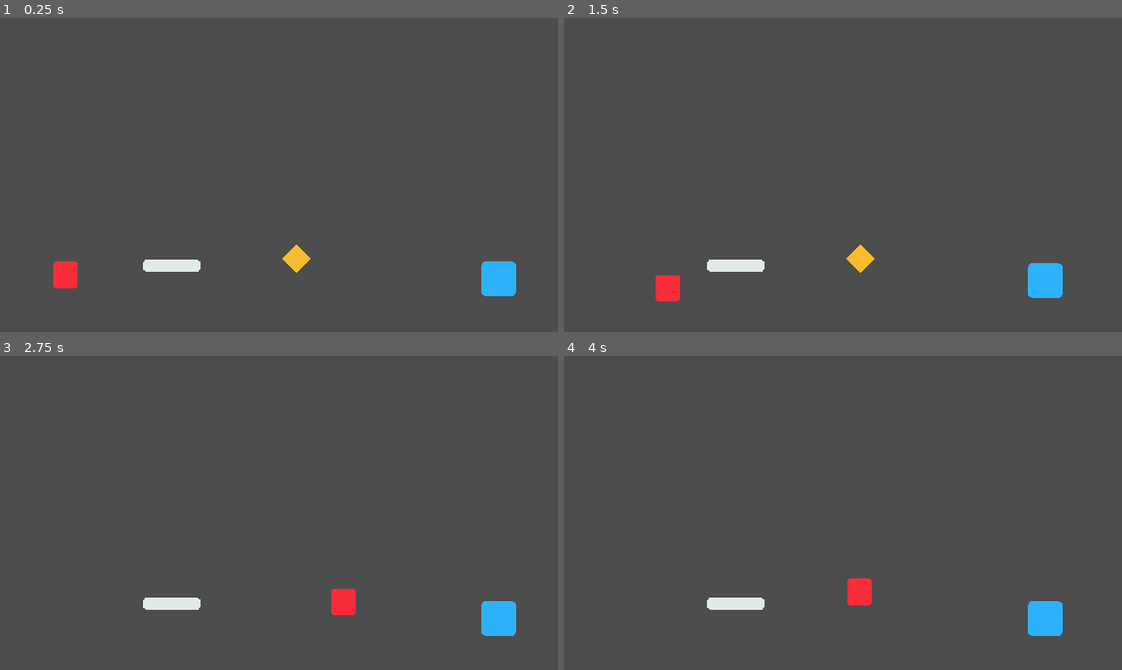
Above: before the commit, frames 1-4 (two rows, left to right).
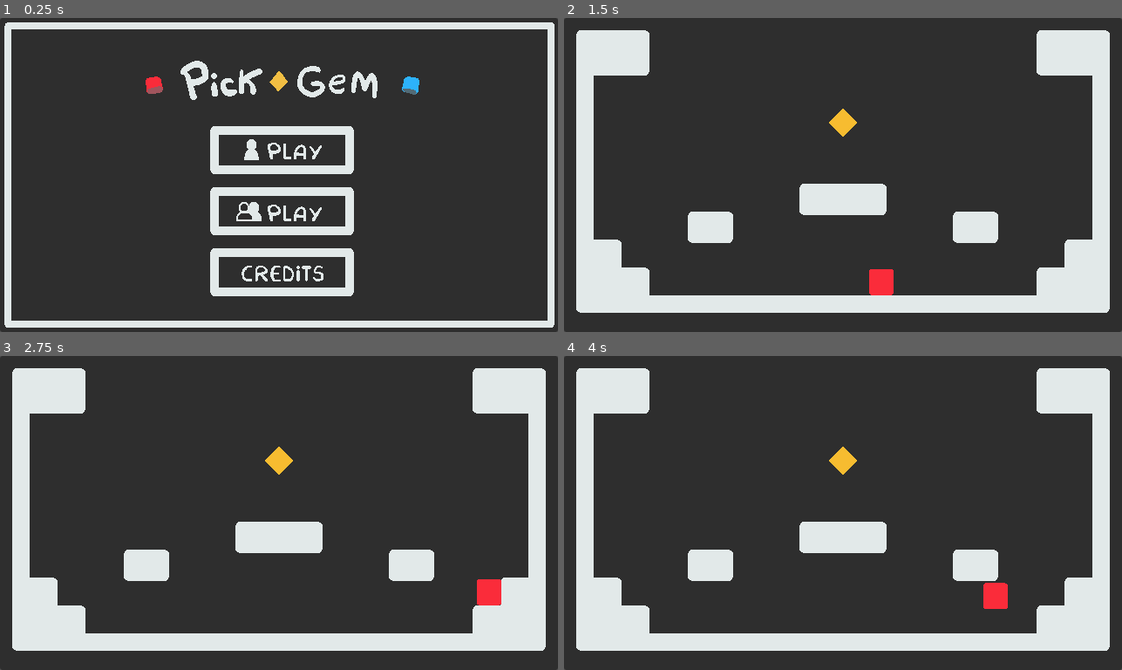
Above: after the commit, the same moments.

Repository: Juawo/PickGem
Game: Godot game, scene res://Scenes/UI/main_menu.tscn
Same seed, same stepped clock (60 frames per second), same inputs: the game is played once before the commit and once after it. Before the commit the project starts from res://Scenes/node_2d.tscn.
Inputs (mouse positions are in pixels of both pictures, inside the frame that each line leads up to):
- Up to frame 1 (0.25 s): no input
- Up to frame 2 (1.5 s): click (848, 149) at 0.52 s; tap Enter at 1.25 s; hold D (move_right_player1) from 1.28 s (still down); tap Left (move_left_player2) at 1.35 s
- Up to frame 3 (2.75 s): keep holding D (move_right_player1); tap W (move_up_player1) at 1.52, 2.27 s; tap Right (move_right_player2) at 2.1 s
- Up to frame 4 (4 s): release D (move_right_player1) at 2.78 s; hold A (move_left_player1) 2.78-3.53 s; tap Up (move_up_player2) at 2.85 s; hold D (move_right_player1) from 3.53 s (still down); tap Left (move_left_player2) at 3.6 s; tap W (move_up_player1) at 3.77 s

The runs differ from the first frame. In frame 1, 100% of the frame differs, in the area x 0-100%, y 0-100%; in frame 2, 100%; in frame 3, 100%; in frame 4, 100%.

Commit message:
Adicionando Menu-Principal, e Pause

Diff:
--- a/pickgemgame/Scenes/Levels/level_1.tscn
+++ b/pickgemgame/Scenes/Levels/level_1.tscn
@@ -1,10 +1,11 @@
-[gd_scene load_steps=6 format=4 uid="uid://bt8ksc5c0a5a8"]
+[gd_scene load_steps=7 format=4 uid="uid://bt8ksc5c0a5a8"]
 
 [ext_resource type="PackedScene" uid="uid://d233sja5ctuf5" path="res://Scenes/UI/background.tscn" id="1_jk5vo"]
 [ext_resource type="PackedScene" uid="uid://hix6wc0ad5ru" path="res://Scenes/Ground_Plataforms/tile_map_ground.tscn" id="2_jeyvq"]
 [ext_resource type="PackedScene" uid="uid://dr16cy2kr85gh" path="res://Scenes/Coletables/gem.tscn" id="3_h1756"]
 [ext_resource type="PackedScene" uid="uid://dc0pb7uf4k0bk" path="res://Scenes/Players/player_1.tscn" id="4_bn8vd"]
 [ext_resource type="PackedScene" uid="uid://dao5nhyof7d3s" path="res://Scenes/Levels/level_2.tscn" id="4_h23kj"]
+[ext_resource type="PackedScene" uid="uid://bfl5np4to7v50" path="res://Scenes/UI/pause_menu.tscn" id="6_y2vxr"]
 
 [node name="Level_1" type="Node2D"]
 
@@ -21,3 +22,9 @@
 
 [node name="player_1" parent="." instance=ExtResource("4_bn8vd")]
 position = Vector2(320, 300)
+
+[node name="Pause_menu" parent="." instance=ExtResource("6_y2vxr")]
+offset_left = 320.0
+offset_top = 180.0
+offset_right = 320.0
+offset_bottom = 180.0
--- a/pickgemgame/Scenes/Levels/level_2.tscn
+++ b/pickgemgame/Scenes/Levels/level_2.tscn
@@ -7,6 +7,7 @@
 [ext_resource type="PackedScene" uid="uid://hix6wc0ad5ru" path="res://Scenes/Ground_Plataforms/tile_map_ground.tscn" id="4_cbo25"]
 [ext_resource type="PackedScene" uid="uid://dc0pb7uf4k0bk" path="res://Scenes/Players/player_1.tscn" id="5_vxfhr"]
 [ext_resource type="PackedScene" uid="uid://c1q71t0ur76iu" path="res://Scenes/Players/death_area.tscn" id="6_njvdm"]
+[ext_resource type="PackedScene" uid="uid://bfl5np4to7v50" path="res://Scenes/UI/pause_menu.tscn" id="8_xf7fd"]
 
 [node name="level_2" type="Node2D"]
 
@@ -33,3 +34,9 @@
 [node name="death_area" parent="." instance=ExtResource("6_njvdm")]
 position = Vector2(320, 352)
 scale = Vector2(1.34572, 1)
+
+[node name="Pause_menu" parent="." instance=ExtResource("8_xf7fd")]
+offset_left = 320.0
+offset_top = 180.0
+offset_right = 320.0
+offset_bottom = 180.0
--- a/pickgemgame/Scenes/Levels/level_3.tscn
+++ b/pickgemgame/Scenes/Levels/level_3.tscn
@@ -7,9 +7,25 @@
 [ext_resource type="PackedScene" uid="uid://dc0pb7uf4k0bk" path="res://Scenes/Players/player_1.tscn" id="4_7ui4f"]
 [ext_resource type="Texture2D" uid="uid://dojsrr1wa51sc" path="res://Assets/OneWayPlataform.png" id="4_xw5a0"]
 [ext_resource type="PackedScene" uid="uid://h3y4klwjhhnx" path="res://Scenes/Levels/level_4.tscn" id="5_nmd35"]
+[ext_resource type="PackedScene" uid="uid://bfl5np4to7v50" path="res://Scenes/UI/pause_menu.tscn" id="8_fbwbb"]
 
 [sub_resource type="RectangleShape2D" id="RectangleShape2D_xvna2"]
 size = Vector2(122.708, 20)
+
+[sub_resource type="Animation" id="Animation_ijgwr"]
+length = 0.001
+tracks/0/type = "value"
+tracks/0/imported = false
+tracks/0/enabled = true
+tracks/0/path = NodePath(".:position")
+tracks/0/interp = 1
+tracks/0/loop_wrap = true
+tracks/0/keys = {
+"times": PackedFloat32Array(0),
+"transitions": PackedFloat32Array(1),
+"update": 0,
+"values": [Vector2(370, 263)]
+}
 
 [sub_resource type="Animation" id="Animation_ig5pc"]
 resource_name = "new_animation"
@@ -26,21 +42,6 @@
 "transitions": PackedFloat32Array(1, 1),
 "update": 0,
 "values": [Vector2(370, 263), Vector2(370, 105.315)]
-}
-
-[sub_resource type="Animation" id="Animation_ijgwr"]
-length = 0.001
-tracks/0/type = "value"
-tracks/0/imported = false
-tracks/0/enabled = true
-tracks/0/path = NodePath(".:position")
-tracks/0/interp = 1
-tracks/0/loop_wrap = true
-tracks/0/keys = {
-"times": PackedFloat32Array(0),
-"transitions": PackedFloat32Array(1),
-"update": 0,
-"values": [Vector2(370, 263)]
 }
 
 [sub_resource type="AnimationLibrary" id="AnimationLibrary_10cbe"]
@@ -85,3 +86,9 @@
 [node name="player_1" parent="." instance=ExtResource("4_7ui4f")]
 position = Vector2(524, 238.243)
 scale = Vector2(0.72, 0.76)
+
+[node name="Pause_menu" parent="." instance=ExtResource("8_fbwbb")]
+offset_left = 320.0
+offset_top = 180.0
+offset_right = 320.0
+offset_bottom = 180.0
--- a/pickgemgame/Scenes/Levels/level_4.tscn
+++ b/pickgemgame/Scenes/Levels/level_4.tscn
@@ -7,9 +7,25 @@
 [ext_resource type="PackedScene" uid="uid://cek13mbirq1v8" path="res://Scenes/Levels/level_5.tscn" id="4_dyt0u"]
 [ext_resource type="PackedScene" uid="uid://dc0pb7uf4k0bk" path="res://Scenes/Players/player_1.tscn" id="4_y73il"]
 [ext_resource type="PackedScene" uid="uid://c1q71t0ur76iu" path="res://Scenes/Players/death_area.tscn" id="6_w718l"]
+[ext_resource type="PackedScene" uid="uid://bfl5np4to7v50" path="res://Scenes/UI/pause_menu.tscn" id="8_hyncx"]
 
 [sub_resource type="RectangleShape2D" id="RectangleShape2D_qppjs"]
 size = Vector2(122.708, 20)
+
+[sub_resource type="Animation" id="Animation_80rg2"]
+length = 0.001
+tracks/0/type = "value"
+tracks/0/imported = false
+tracks/0/enabled = true
+tracks/0/path = NodePath(".:position")
+tracks/0/interp = 1
+tracks/0/loop_wrap = true
+tracks/0/keys = {
+"times": PackedFloat32Array(0),
+"transitions": PackedFloat32Array(1),
+"update": 0,
+"values": [Vector2(153, 100)]
+}
 
 [sub_resource type="Animation" id="Animation_m0j4b"]
 resource_name = "new_animation"
@@ -28,7 +44,13 @@
 "values": [Vector2(153, 100), Vector2(153, 260)]
 }
 
-[sub_resource type="Animation" id="Animation_80rg2"]
+[sub_resource type="AnimationLibrary" id="AnimationLibrary_xl6ca"]
+_data = {
+"RESET": SubResource("Animation_80rg2"),
+"new_animation": SubResource("Animation_m0j4b")
+}
+
+[sub_resource type="Animation" id="Animation_t30jd"]
 length = 0.001
 tracks/0/type = "value"
 tracks/0/imported = false
@@ -40,13 +62,7 @@
 "times": PackedFloat32Array(0),
 "transitions": PackedFloat32Array(1),
 "update": 0,
-"values": [Vector2(153, 100)]
-}
-
-[sub_resource type="AnimationLibrary" id="AnimationLibrary_xl6ca"]
-_data = {
-"RESET": SubResource("Animation_80rg2"),
-"new_animation": SubResource("Animation_m0j4b")
+"values": [Vector2(392, 260)]
 }
 
 [sub_resource type="Animation" id="Animation_t5w7x"]
@@ -64,21 +80,6 @@
 "transitions": PackedFloat32Array(1, 1),
 "update": 0,
 "values": [Vector2(392, 260), Vector2(392, 100)]
-}
-
-[sub_resource type="Animation" id="Animation_t30jd"]
-length = 0.001
-tracks/0/type = "value"
-tracks/0/imported = false
-tracks/0/enabled = true
-tracks/0/path = NodePath(".:position")
-tracks/0/interp = 1
-tracks/0/loop_wrap = true
-tracks/0/keys = {
-"times": PackedFloat32Array(0),
-"transitions": PackedFloat32Array(1),
-"update": 0,
-"values": [Vector2(392, 260)]
 }
 
 [sub_resource type="AnimationLibrary" id="AnimationLibrary_yhask"]
@@ -140,3 +141,9 @@
 
 [node name="death_area" parent="." instance=ExtResource("6_w718l")]
 position = Vector2(319, 351)
+
+[node name="Pause_menu" parent="." instance=ExtResource("8_hyncx")]
+offset_left = 320.0
+offset_top = 180.0
+offset_right = 320.0
+offset_bottom = 180.0
--- a/pickgemgame/Scenes/Levels/level_5.tscn
+++ b/pickgemgame/Scenes/Levels/level_5.tscn
@@ -6,6 +6,7 @@
 [ext_resource type="PackedScene" uid="uid://dr16cy2kr85gh" path="res://Scenes/Coletables/gem.tscn" id="3_su4um"]
 [ext_resource type="PackedScene" uid="uid://dc0pb7uf4k0bk" path="res://Scenes/Players/player_1.tscn" id="4_2chtp"]
 [ext_resource type="PackedScene" uid="uid://c1q71t0ur76iu" path="res://Scenes/Players/death_area.tscn" id="6_dvu8i"]
+[ext_resource type="PackedScene" uid="uid://bfl5np4to7v50" path="res://Scenes/UI/pause_menu.tscn" id="7_2pmlr"]
 
 [node name="level_5" type="Node2D"]
 
@@ -31,3 +32,9 @@
 [node name="player_1" parent="." instance=ExtResource("4_2chtp")]
 position = Vector2(83.4724, 285.619)
 scale = Vector2(0.72, 0.76)
+
+[node name="Pause_menu" parent="." instance=ExtResource("7_2pmlr")]
+offset_left = 320.0
+offset_top = 180.0
+offset_right = 320.0
+offset_bottom = 180.0
--- a/pickgemgame/Scenes/UI/main_menu.tscn
+++ b/pickgemgame/Scenes/UI/main_menu.tscn
@@ -1,11 +1,15 @@
-[gd_scene load_steps=7 format=3 uid="uid://b2505oep3qie3"]
+[gd_scene load_steps=11 format=3 uid="uid://b2505oep3qie3"]
 
 [ext_resource type="Script" path="res://Scripts/main_menu.gd" id="1_msryi"]
-[ext_resource type="Texture2D" uid="uid://beni33t54d4i6" path="res://Assets/UI_Menu/UI_Moldura.png" id="1_wf6tc"]
+[ext_resource type="PackedScene" uid="uid://d233sja5ctuf5" path="res://Scenes/UI/background.tscn" id="2_0yrd0"]
 [ext_resource type="Texture2D" uid="uid://b5ecacm7y6djx" path="res://Assets/UI_Menu/UI_Title_menu.png" id="2_31cf8"]
 [ext_resource type="Texture2D" uid="uid://bxvgohbxyyf8p" path="res://Assets/UI_Menu/UI_Single_play_button.png" id="3_aw4wf"]
 [ext_resource type="Texture2D" uid="uid://do83highkx0h3" path="res://Assets/UI_Menu/UI_Multi_play_button.png" id="4_ujcy0"]
 [ext_resource type="Texture2D" uid="uid://cll4qxvbue7fn" path="res://Assets/UI_Menu/UI_Credits_button.png" id="5_cwe2k"]
+[ext_resource type="Texture2D" uid="uid://d2dyltvx4ra6k" path="res://Assets/UI_Menu/UI_Single_play_button_hover.png" id="5_g2w67"]
+[ext_resource type="Texture2D" uid="uid://bwfi2asjaq3nt" path="res://Assets/UI_Menu/UI_Multi_play_button_hover.png" id="7_uh1we"]
+[ext_resource type="Texture2D" uid="uid://d1grrm7yypabv" path="res://Assets/UI_Menu/UI_Credits_button_hover.png" id="9_44ule"]
+[ext_resource type="PackedScene" uid="uid://djx7cy4cigvbc" path="res://Scenes/UI/moldura.tscn" id="10_42keh"]
 
 [node name="Main_menu" type="Control"]
 layout_mode = 3
@@ -16,29 +20,11 @@
 grow_vertical = 2
 script = ExtResource("1_msryi")
 
-[node name="background" type="Panel" parent="."]
+[node name="background" parent="." instance=ExtResource("2_0yrd0")]
 layout_mode = 1
-anchors_preset = 15
-anchor_right = 1.0
-anchor_bottom = 1.0
-grow_horizontal = 2
-grow_vertical = 2
 
-[node name="moldura" type="TextureRect" parent="."]
+[node name="Moldura" parent="." instance=ExtResource("10_42keh")]
 layout_mode = 1
-anchors_preset = 8
-anchor_left = 0.5
-anchor_top = 0.5
-anchor_right = 0.5
-anchor_bottom = 0.5
-offset_left = -311.0
-offset_top = -171.0
-offset_right = 311.0
-offset_bottom = 171.0
-grow_horizontal = 2
-grow_vertical = 2
-texture = ExtResource("1_wf6tc")
-metadata/_edit_lock_ = true
 
 [node name="main_container" type="VBoxContainer" parent="."]
 layout_mode = 1
@@ -65,6 +51,7 @@
 
 [node name="buttons_container" type="VBoxContainer" parent="main_container"]
 layout_mode = 2
+size_flags_horizontal = 4
 size_flags_vertical = 10
 theme_override_constants/separation = 15
 
@@ -72,16 +59,24 @@
 layout_mode = 2
 size_flags_horizontal = 4
 texture_normal = ExtResource("3_aw4wf")
+texture_pressed = ExtResource("5_g2w67")
+texture_hover = ExtResource("5_g2w67")
 stretch_mode = 3
 
 [node name="multi_play_button" type="TextureButton" parent="main_container/buttons_container"]
 layout_mode = 2
 size_flags_horizontal = 4
 texture_normal = ExtResource("4_ujcy0")
+texture_pressed = ExtResource("7_uh1we")
+texture_hover = ExtResource("7_uh1we")
 stretch_mode = 3
 
 [node name="credits_button" type="TextureButton" parent="main_container/buttons_container"]
 layout_mode = 2
 size_flags_horizontal = 4
 texture_normal = ExtResource("5_cwe2k")
+texture_pressed = ExtResource("9_44ule")
+texture_hover = ExtResource("9_44ule")
 stretch_mode = 3
+
+[connection signal="pressed" from="main_container/buttons_container/single_play_button" to="." method="_on_single_play_button_pressed"]
--- a/pickgemgame/Scenes/UI/pause_menu.tscn
+++ b/pickgemgame/Scenes/UI/pause_menu.tscn
@@ -1,27 +1,56 @@
-[gd_scene load_steps=2 format=3 uid="uid://bfl5np4to7v50"]
+[gd_scene load_steps=7 format=3 uid="uid://bfl5np4to7v50"]
 
-[ext_resource type="Texture2D" uid="uid://beni33t54d4i6" path="res://Assets/UI_Menu/UI_Moldura.png" id="1_awuyb"]
+[ext_resource type="Texture2D" uid="uid://blwyiflsuplm3" path="res://Assets/UI_Menu/UI_Play_pause_button.png" id="1_eycfb"]
+[ext_resource type="Script" path="res://Scripts/pause_menu.gd" id="1_l1tew"]
+[ext_resource type="Texture2D" uid="uid://btsavrkx1xul2" path="res://Assets/UI_Menu/UI_Play_pause_button_hover.png" id="2_2qmba"]
+[ext_resource type="PackedScene" uid="uid://djx7cy4cigvbc" path="res://Scenes/UI/moldura.tscn" id="2_wv15m"]
+[ext_resource type="Texture2D" uid="uid://b6vte80pxek57" path="res://Assets/UI_Menu/UI_Return_pause_button.png" id="3_cauya"]
+[ext_resource type="Texture2D" uid="uid://dcx3cqux3d2qc" path="res://Assets/UI_Menu/UI_Return_pause_button_hover.png" id="4_thmxn"]
 
 [node name="Pause_menu" type="Control"]
+process_mode = 1
+process_priority = 1
+visible = false
 layout_mode = 3
-anchors_preset = 15
-anchor_right = 1.0
-anchor_bottom = 1.0
+anchors_preset = 8
+anchor_left = 0.5
+anchor_top = 0.5
+anchor_right = 0.5
+anchor_bottom = 0.5
 grow_horizontal = 2
 grow_vertical = 2
+size_flags_horizontal = 4
+script = ExtResource("1_l1tew")
 
-[node name="moldura" type="TextureRect" parent="."]
+[node name="Moldura" parent="." instance=ExtResource("2_wv15m")]
+layout_mode = 1
+
+[node name="buttons_container" type="VBoxContainer" parent="."]
 layout_mode = 1
 anchors_preset = 8
 anchor_left = 0.5
 anchor_top = 0.5
 anchor_right = 0.5
 anchor_bottom = 0.5
-offset_left = -311.0
-offset_top = -171.0
-offset_right = 311.0
-offset_bottom = 171.0
+offset_left = -82.5
+offset_top = -60.0
+offset_right = 82.5
+offset_bottom = 60.0
 grow_horizontal = 2
 grow_vertical = 2
-texture = ExtResource("1_awuyb")
-metadata/_edit_lock_ = true
+theme_override_constants/separation = 10
+
+[node name="replay_button" type="TextureButton" parent="buttons_container"]
+layout_mode = 2
+texture_normal = ExtResource("1_eycfb")
+texture_pressed = ExtResource("2_2qmba")
+texture_hover = ExtResource("2_2qmba")
+
+[node name="return_button" type="TextureButton" parent="buttons_container"]
+layout_mode = 2
+texture_normal = ExtResource("3_cauya")
+texture_pressed = ExtResource("4_thmxn")
+texture_hover = ExtResource("4_thmxn")
+
+[connection signal="pressed" from="buttons_container/replay_button" to="." method="_on_replay_button_pressed"]
+[connection signal="pressed" from="buttons_container/return_button" to="." method="_on_return_button_pressed"]
--- a/pickgemgame/Scripts/main_menu.gd
+++ b/pickgemgame/Scripts/main_menu.gd
@@ -1,13 +1,4 @@
 extends Control
 
-@onready var single_play_button: TextureButton = $main_container/buttons_container/single_play_button
-
-
-func _process(delta: float) -> void:
-	hover_button_play()
-
-func hover_button_play() -> void:
-	if single_play_button.is_hovered():
-		single_play_button.modulate = "ffba1e"
-	else:
-		single_play_button.modulate = "ffffff"
+func _on_single_play_button_pressed() -> void:
+	get_tree().change_scene_to_file("res://Scenes/Levels/level_1.tscn")
--- /dev/null
+++ b/pickgemgame/Scripts/pause_menu.gd
@@ -0,0 +1,16 @@
+extends Control
+
+var pause_visible = false
+
+func _process(delta: float) -> void:
+	if Input.is_action_just_pressed("pause"):
+		self.visible = !pause_visible
+		pause_visible = !pause_visible
+
+func _on_replay_button_pressed() -> void:
+	self.visible = !pause_visible
+	pause_visible = !pause_visible
+
+
+func _on_return_button_pressed() -> void:
+	get_tree().change_scene_to_file("res://Scenes/UI/main_menu.tscn")
--- a/pickgemgame/project.godot
+++ b/pickgemgame/project.godot
@@ -12,7 +12,7 @@
 
 config/name="PickGemGame"
 config/version="1.0.0"
-run/main_scene="res://Scenes/node_2d.tscn"
+run/main_scene="res://Scenes/UI/main_menu.tscn"
 config/features=PackedStringArray("4.3", "GL Compatibility")
 config/icon="res://icon.svg"
 
@@ -62,6 +62,11 @@
 "events": [Object(InputEventKey,"resource_local_to_scene":false,"resource_name":"","device":-1,"window_id":0,"alt_press …(195 unchanged characters)…
 ]
 }
+pause={
+"deadzone": 0.5,
+"events": [Object(InputEventKey,"resource_local_to_scene":false,"resource_name":"","device":-1,"window_id":0,"alt_pressed":false,"shift_pressed":false,"ctrl_pressed":false,"meta_pressed":false,"pressed":false,"keycode":0,"physical_keycode":4194305,"key_label":0,"unicode":0,"location":0,"echo":false,"script":null)
+]
+}
 
 [layer_names]
 
Binary file added: pickgemgame/Assets/UI_Menu/UI_Credits_button_hover.png
Not shown, added: pickgemgame/Assets/UI_Menu/UI_Credits_button_hover.png.import
Binary file changed: pickgemgame/Assets/UI_Menu/UI_Moldura.png
Binary file added: pickgemgame/Assets/UI_Menu/UI_Multi_play_button_hover.png
Not shown, added: pickgemgame/Assets/UI_Menu/UI_Multi_play_button_hover.png.import
Binary file added: pickgemgame/Assets/UI_Menu/UI_Play_pause_button_hover.png
Not shown, added: pickgemgame/Assets/UI_Menu/UI_Play_pause_button_hover.png.import
Binary file added: pickgemgame/Assets/UI_Menu/UI_Return_pause_button_hover.png
Not shown, added: pickgemgame/Assets/UI_Menu/UI_Return_pause_button_hover.png.import
Binary file added: pickgemgame/Assets/UI_Menu/UI_Single_play_button_hover.png
Not shown, added: pickgemgame/Assets/UI_Menu/UI_Single_play_button_hover.png.import
Not shown: 1 places in pickgemgame/Scenes/Levels/level_2.tscn that only renumber resources
(and 15 more such lines)
